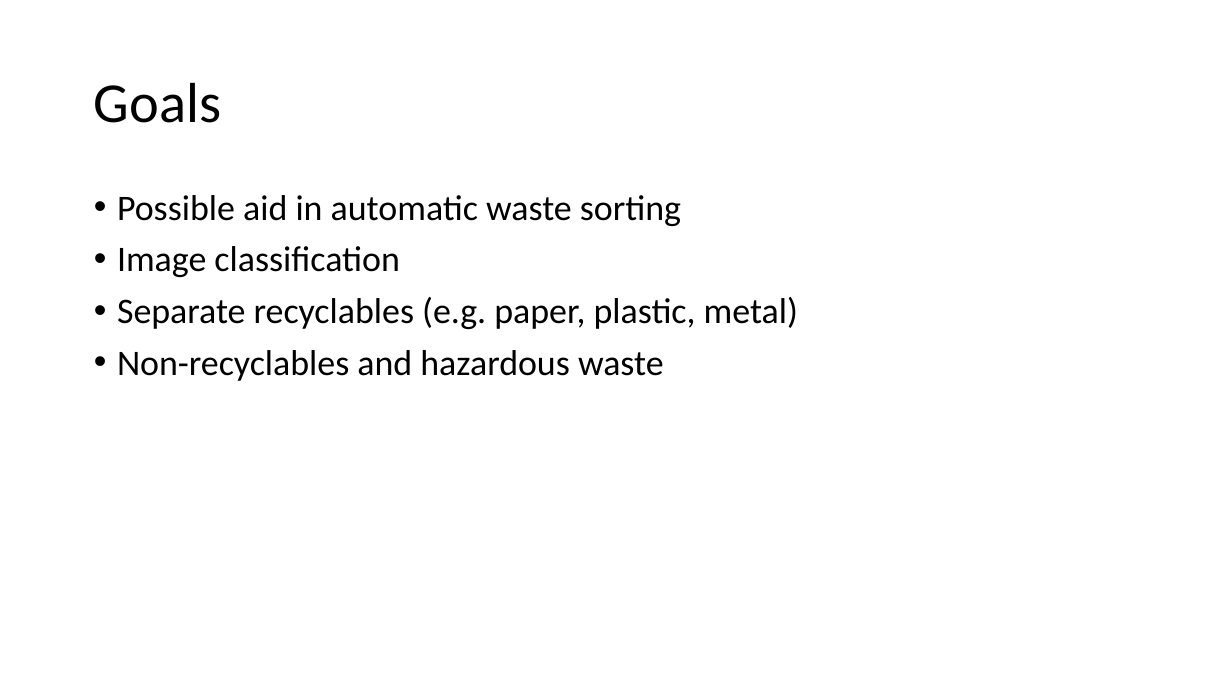
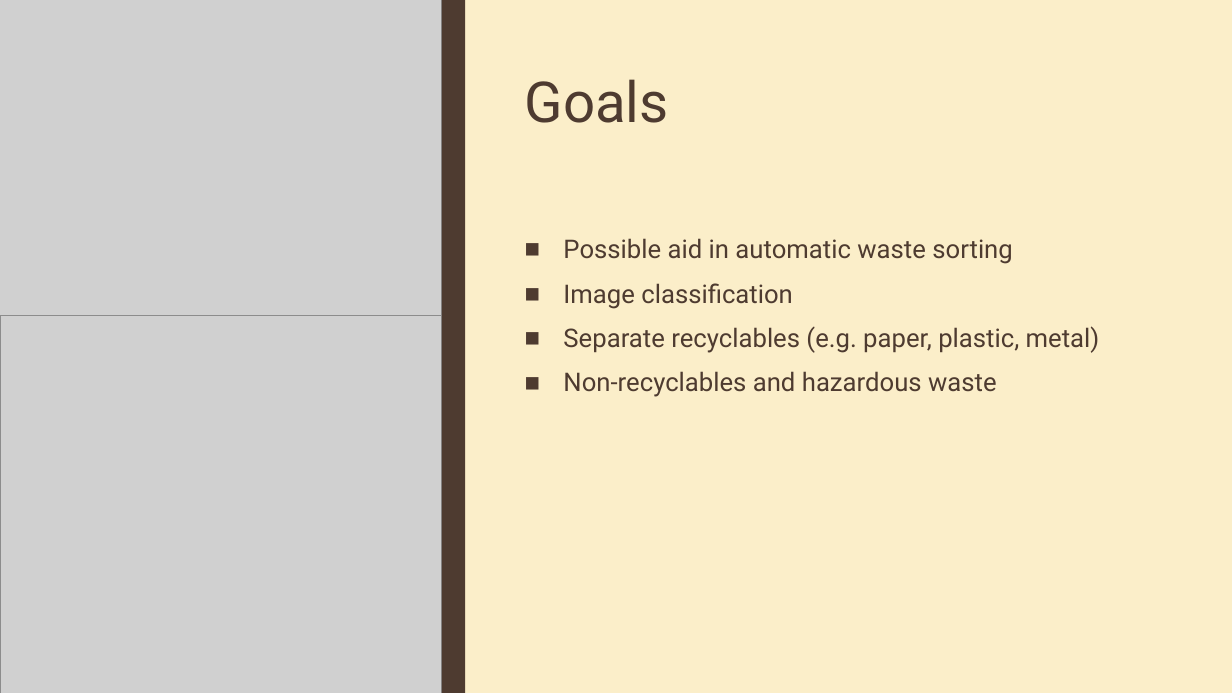
Before and after one commit to meszarosp/dl2022hw, a slide deck: slide 2 of Waste classification.pptx. Drawn at 1232x693 pixels with LibreOffice and Linux fonts; fonts in the diff are those of the drawing; grey boxes stand for pictures. Boxes give left, top, right and bottom in pixels: in the first picture for what was removed or moved away, otherwise in the second. Text is boxed around its words. In the diff, an @@ line names an element or a change of style, - is before the commit and + after.

```diff
--- a/Waste classification.pptx
+++ b/Waste classification.pptx
@@ background #FFFFFF to #FBEEC9 @@
@@ rectangle added at (0,0,1232,693), fill #FBEEC9 @@
@@ picture added at (0,0,442,316) @@
@@ rectangle added at (48,0,71,693), fill #4E3B30 @@
@@ rectangle added at (442,0,465,693), fill #4E3B30 @@
@@ title "Goals": place and size @@
-title "Goals" at (94,82,221,123)
+title "Goals" at (525,79,669,123)
@@ title "Goals" at (525,79,669,123): font Calibri to Roboto, text colour #000000 to #4E3B30; line spacing 0.9 to 0.89; vertical alignment middle to top @@
@@ text "Possible aid in automatic waste ...": place and size @@
-text "Possible aid in automatic waste ..." at (117,195,798,381)
+text "Possible aid in automatic waste ..." at (563,238,1100,397)
@@ text "Possible aid in automatic waste ..." at (563,238,1100,397): size 28 to 20 pt, font Calibri to Roboto, text colour #000000 to #4E3B30; bullet • to ■; line spacing 0.9 to 0.94; more space between paragraphs @@
@@ picture added at (0,316,442,693) @@
```
Also in this commit, not shown: 5 other slides changed.
